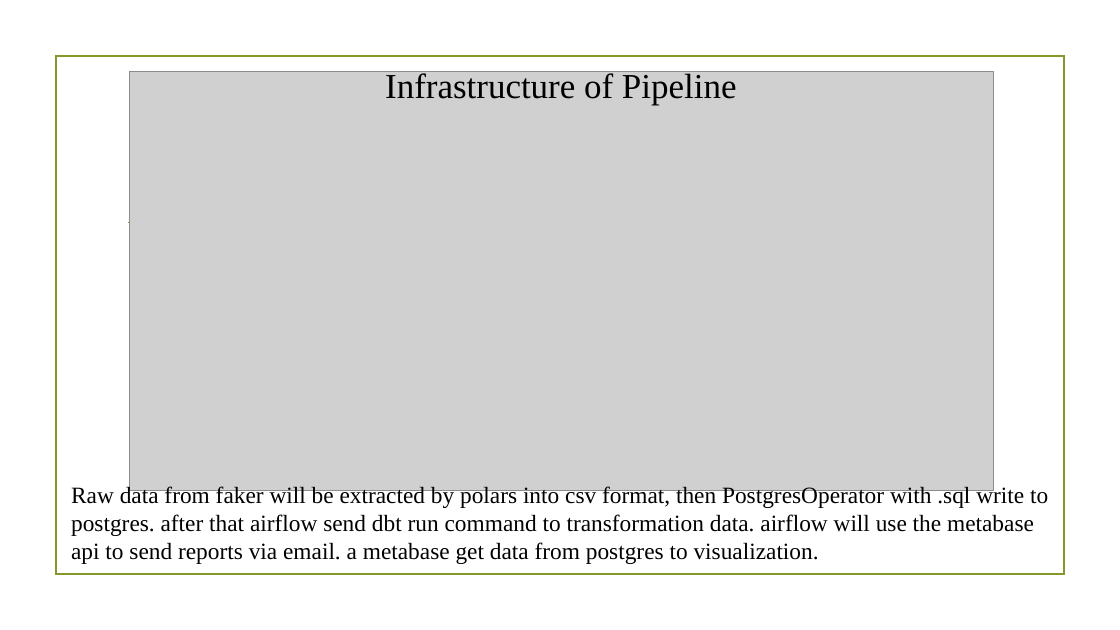
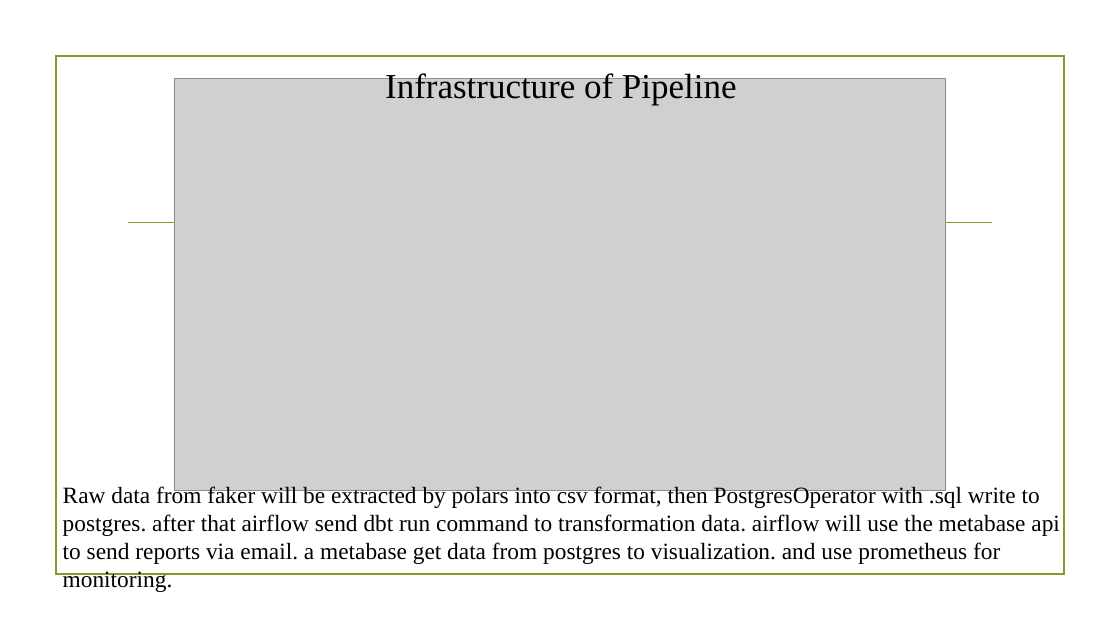
Before and after one commit to MuhammadMuhidin/DataCraft-ELT-Kimball-Modeling-with-Visual-Metabase, a slide deck: slide 2 of DataCraft ELT Kimball Modeling with Visual Metabase.pptx. Drawn at 1120x630 pixels with LibreOffice and Linux fonts; fonts in the diff are those of the drawing; grey boxes stand for pictures; background and template pictures are left out. Boxes give left, top, right and bottom in pixels: in the first picture for what was removed or moved away, otherwise in the second. Text is boxed around its words. In the diff, an @@ line names an element or a change of style, - is before the commit and + after.

```diff
--- a/DataCraft ELT Kimball Modeling with Visual Metabase.pptx
+++ b/DataCraft ELT Kimball Modeling with Visual Metabase.pptx
@@ picture: place and size @@
-picture at [129, 71, 993, 491]
+picture at [175, 78, 946, 491]
@@ text at [63, 485, 1060, 564]: text changed @@
-Raw data from faker will be extracted by polars into csv format, then PostgresOperator with .sql write to postgres. after that airflow send dbt run command to transformation data. airflow will use the metabase api to send reports via email. a metabase get data from postgres to visualization.
+Raw data from faker will be extracted by polars into csv format, then PostgresOperator with .sql write to postgres. after that airflow send dbt run command to transformation data. airflow will use the metabase api to send reports via email. a metabase get data from postgres to visualization. and use prometheus for monitoring.
```
Also in this commit, not shown: 2 other files.
